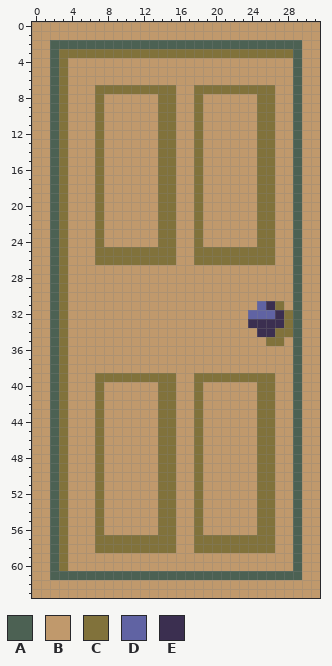
Pixel-art sprite, stored at textures/door.png. The picture above is the old version.
The file is 32x64 pixels.
Palette (. is transparent): A #4c6153  B #c0996c  C #81723b  D #6063a3  E #3b2f50
Once edited:
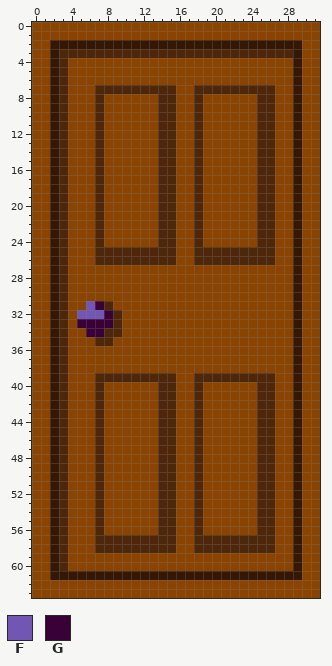
Colours new in this view: F #7157b3  G #3a0038
Change:
colour A: #4c6153 -> #341704
colour B: #c0996c -> #8a4300
colour C: #81723b -> #4e2609
y 31: x 6..8 BBB -> FGC; x 25..27 DEC -> BBB
y 32: x 5..9 BBBBB -> FFFGC; x 24..28 DDDEC -> BBBBB
y 33: x 5..9 BBBBB -> GGGGC; x 24..28 EEEEC -> BBBBB
y 34: x 6..9 BBBB -> GGCC; x 25..28 EECC -> BBBB
y 35: x 7..8 BB -> CC; x 26..27 CC -> BB
Changed places in both pictures, as pixel boxes (x1, y1, x2, y2):
changed: (32, 22, 320, 598)
